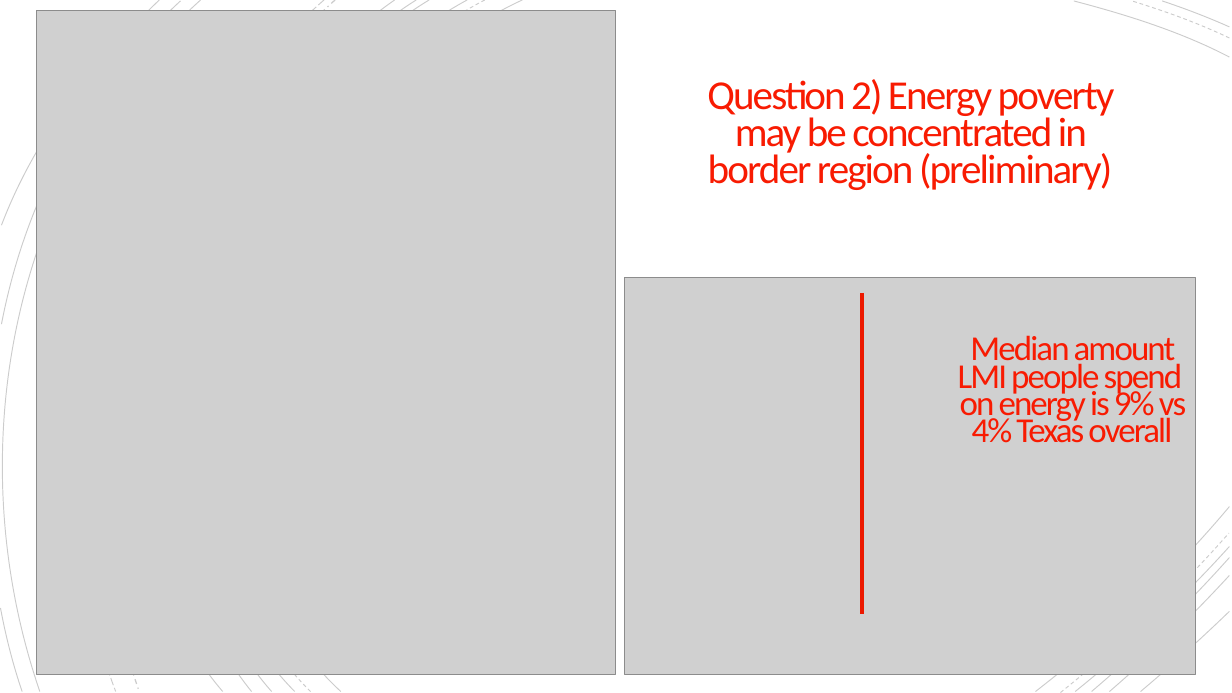
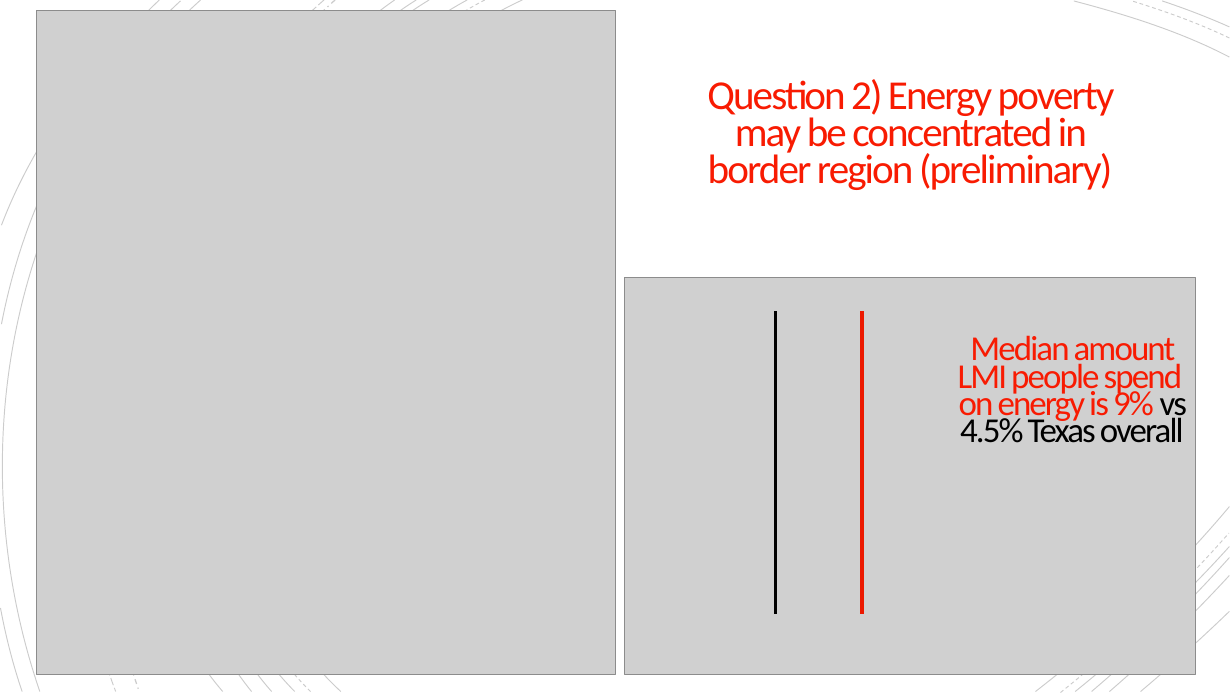
Before and after one commit to cnagbim/Data-Management-Final-Project-Agbim, a slide deck: slide 13 of writing_literature_present/data_mgmt_final_presentation_agbim.pptx. Drawn at 1232x693 pixels with LibreOffice and Linux fonts; fonts in the diff are those of the drawing; grey boxes stand for pictures. Boxes give left, top, right and bottom in pixels: in the first picture for what was removed or moved away, otherwise in the second. Text is boxed around its words. In the diff, an @@ line names an element or a change of style, - is before the commit and + after.

```diff
--- a/writing_literature_present/data_mgmt_final_presentation_agbim.pptx
+++ b/writing_literature_present/data_mgmt_final_presentation_agbim.pptx
@@ line added from (775, 311) to (775, 615), #000000 2.25 pt @@
@@ line moved from (862, 293) - (862, 615) to (862, 311) - (862, 615) @@
@@ text at (958, 335, 1187, 443): text changed @@
-Median amount LMI people spend on energy is 9% vs 4% Texas overall
+Median amount LMI people spend on energy is 9% vs 4.5% Texas overall
```
Also in this commit, not shown: 3 other slides changed.
